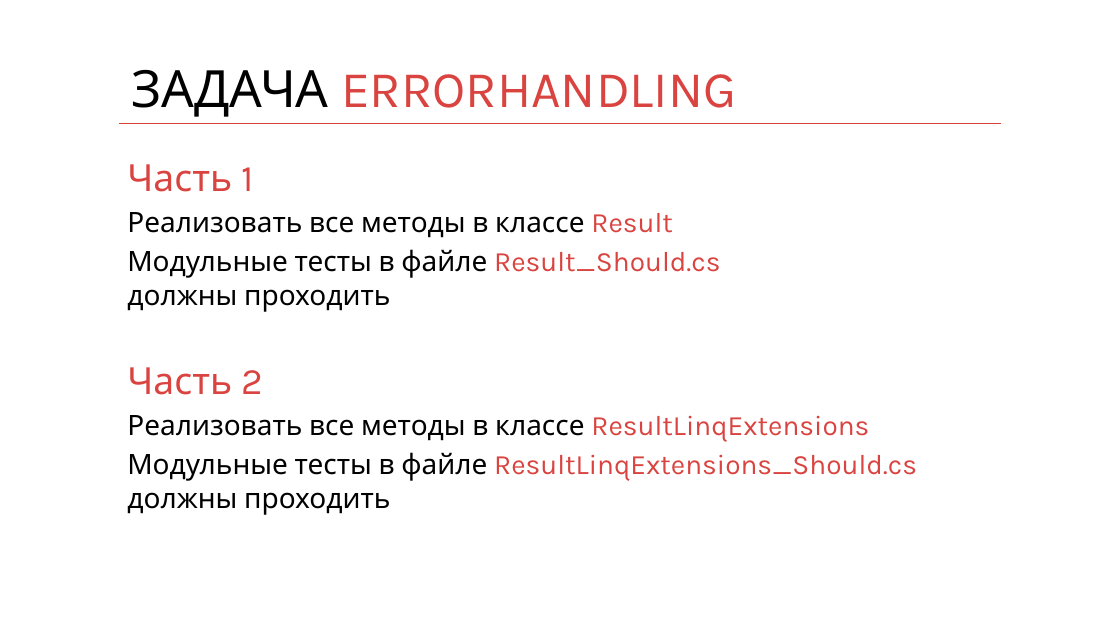
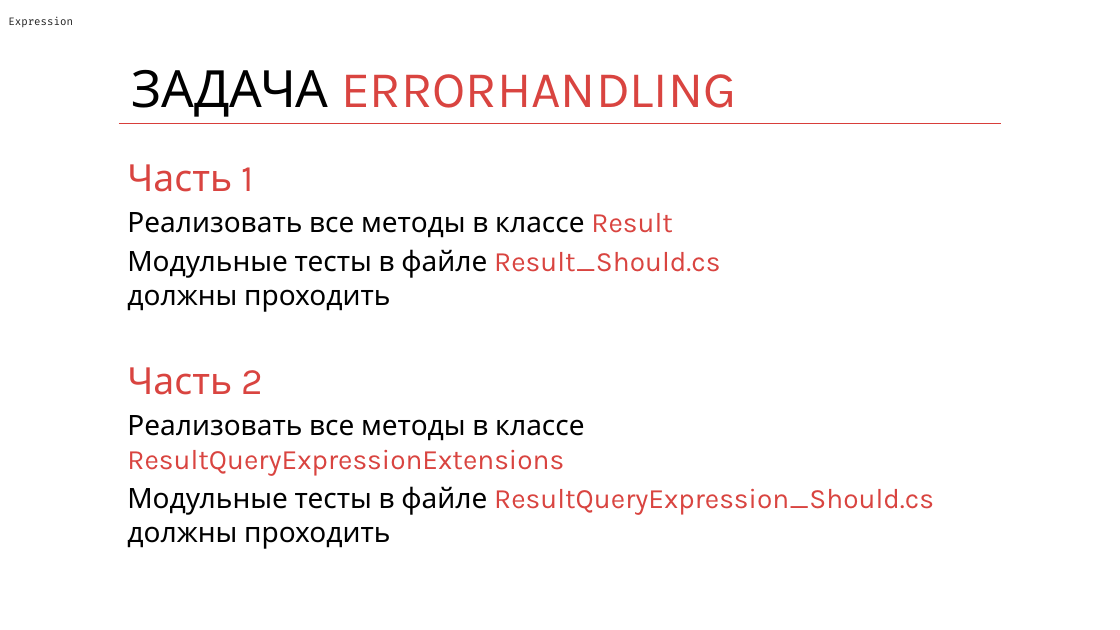
Before and after one commit to kontur-courses/fp, a slide deck: slide 34 of fp3.pptx. Drawn at 1120x630 pixels with LibreOffice and Linux fonts; fonts in the diff are those of the drawing. Boxes give left, top, right and bottom in pixels: in the first picture for what was removed or moved away, otherwise in the second. Text is boxed around its words. In the diff, an @@ line names an element or a change of style, - is before the commit and + after.

```diff
--- a/fp3.pptx
+++ b/fp3.pptx
@@ text added at (x1=8, y1=16, x2=73, y2=27), 9 pt, text #202020 @@
+Expression
@@ text at (x1=127, y1=415, x2=934, y2=549): text changed @@
-Реализовать все методы в классе ResultLinqExtensions
-Модульные тесты в файле ResultLinqExtensions_Should.cs
-должны проходить
+Реализовать все методы в классе ResultQueryExpressionExtensions
+Модульные тесты в файле ResultQueryExpression_Should.cs
+должны проходить
```
Also in this commit, not shown: 10 other slides changed.
